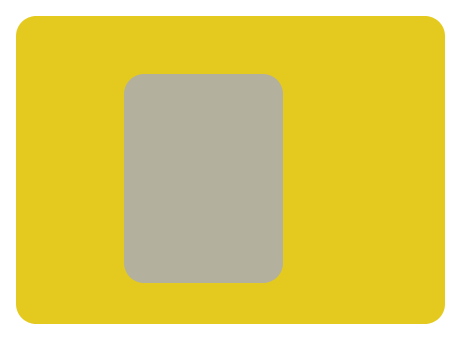
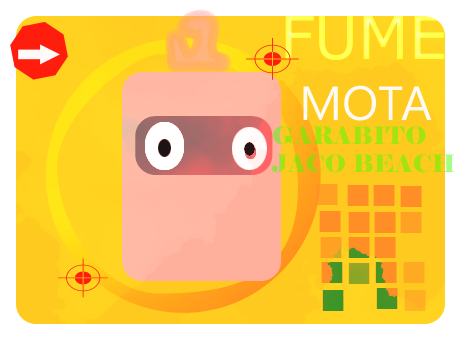
The second 454x340 image is a revision of the first. Changes to its layers:
added layer "GARABITO JACO BEACH" (1st of 2) (hard light, 50%) above "GARABITO JACO BEACH" over [271, 126, 454, 173]
added layer "GARABITO JACO BEACH" (2nd of 2) (color dodge) above "Layer 4" over [10, 9, 454, 324]
added layer "Layer 4" above "Shape 3 copy 17" over [145, 122, 267, 170]
added layer "Shape 3 copy 17" (45%) above "Shape 3 copy 16" over [404, 290, 426, 311]
added layer "Shape 3 copy 16" above "Shape 3 copy 15" over [376, 288, 398, 309]
added layer "Shape 3 copy 15" above "Shape 3 copy 14" over [322, 290, 344, 311]
added layer "Shape 3 copy 14" above "Shape 3 copy 13" over [321, 262, 343, 283]
added layer "Shape 3 copy 13" (74%) above "Shape 3 copy 12" over [348, 263, 370, 284]
added layer "Shape 3 copy 12" above "Shape 3 copy 11" over [375, 262, 397, 283]
added layer "Shape 3 copy 11" (53%) above "Shape 3 copy 10" over [403, 262, 425, 283]
added layer "Shape 3 copy 10" above "Shape 3 copy 9" over [374, 237, 396, 258]
added layer "Shape 3 copy 9" above "Shape 3 copy 8" over [348, 237, 370, 258]
added layer "Shape 3 copy 8" (66%) above "Shape 3 copy 7" over [320, 237, 342, 258]
added layer "Shape 3 copy 7" above "Shape 3 copy 6" over [319, 211, 341, 232]
added layer "Shape 3 copy 6" above "Shape 3 copy 5" over [348, 212, 370, 233]
added layer "Shape 3 copy 5" above "Shape 3 copy 4" over [374, 212, 396, 233]
added layer "Shape 3 copy 4" (68%) above "Shape 3 copy 3" over [400, 212, 422, 233]
added layer "Shape 3 copy 3" above "Shape 3 copy 2" over [400, 186, 422, 207]
added layer "MOTA" above "FUME" over [10, 22, 432, 298]
added layer "FUME" (color dodge) above "Layer 3" over [285, 16, 444, 60]
added layer "Layer 5" above "Layer 1" over [232, 127, 267, 170]
added layer "Layer 1" above "Shape 2" over [237, 127, 270, 170]
painted on "Shape 2" over [122, 72, 283, 283]
added layer "Layer 2" (60%) above "Shape 1" over [45, 9, 321, 313]
…and 3 more changes (3 added)
